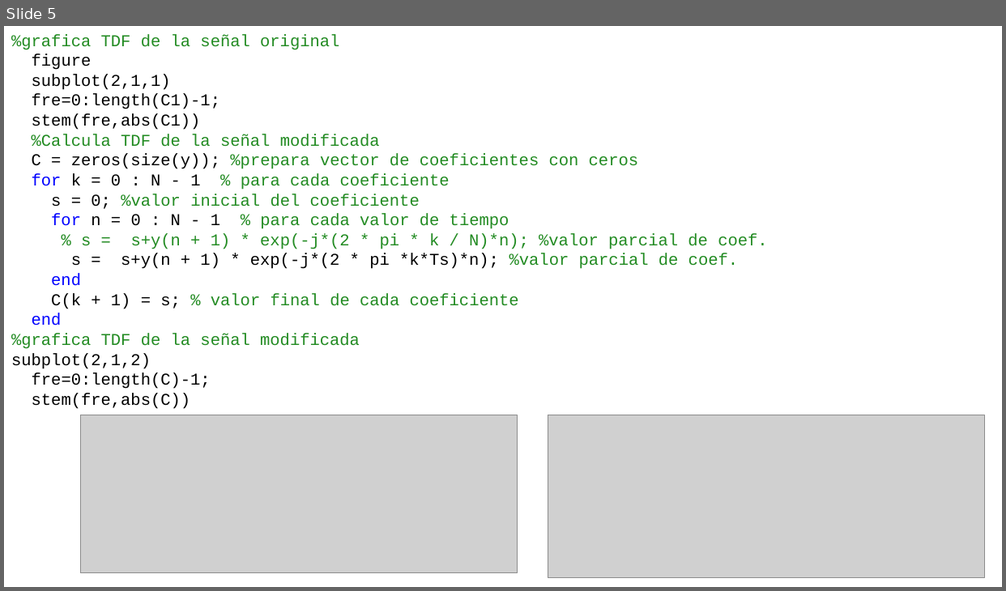
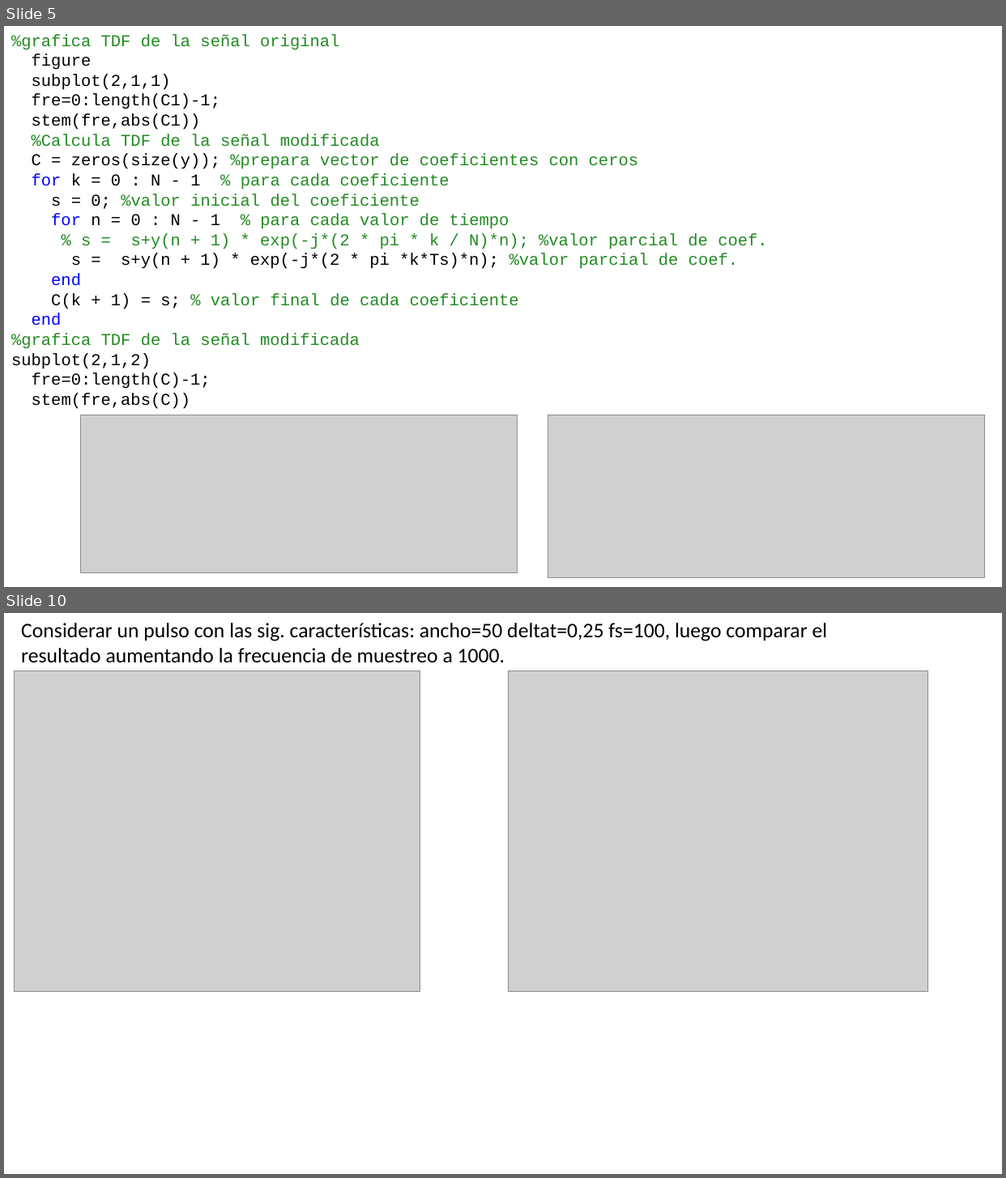
Before and after one commit to odeluigi/Analisis, a slide deck: TP4/Presentacion-TP-4.pptx. Shown one above the other, each under a label of ours: slide 5 before the commit, slides 5 and 10 after it; the slides between them are not shown. The pictures are 1006x591 and 1006x1178 pixels, drawn with LibreOffice and Linux fonts; fonts in the diff are those of the drawing; grey boxes stand for pictures. Boxes give left, top, right and bottom in pixels: in the first picture for what was removed or moved away, otherwise in the second. Text is boxed around its words. In the diff, an @@ line names an element or a change of style, - is before the commit and + after.

```diff
--- a/TP4/Presentacion-TP-4.pptx
+++ b/TP4/Presentacion-TP-4.pptx
@@ slide 10 added at bbox=[4, 613, 1002, 1174], background #FFFFFF @@
@@ text added at bbox=[21, 623, 828, 663], 20 pt, text #000000 @@
+Considerar un pulso con las sig. características: ancho=50 deltat=0,25 fs=100, luego comparar el resultado aumentando la frecuencia de muestreo a 1000.
@@ picture added at bbox=[14, 671, 420, 992] @@
@@ picture added at bbox=[508, 671, 928, 992] @@
```
Also in this commit, not shown: 3 slides changed, 7 other slides added, 2 other files.
